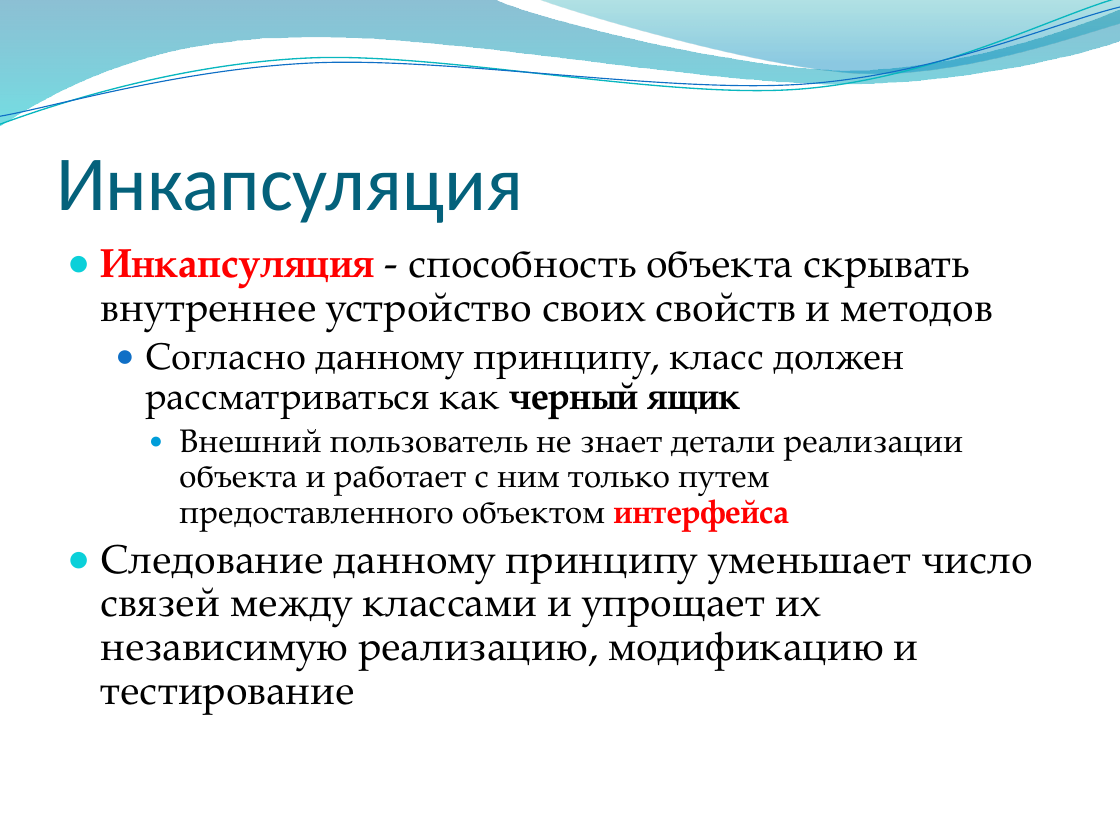
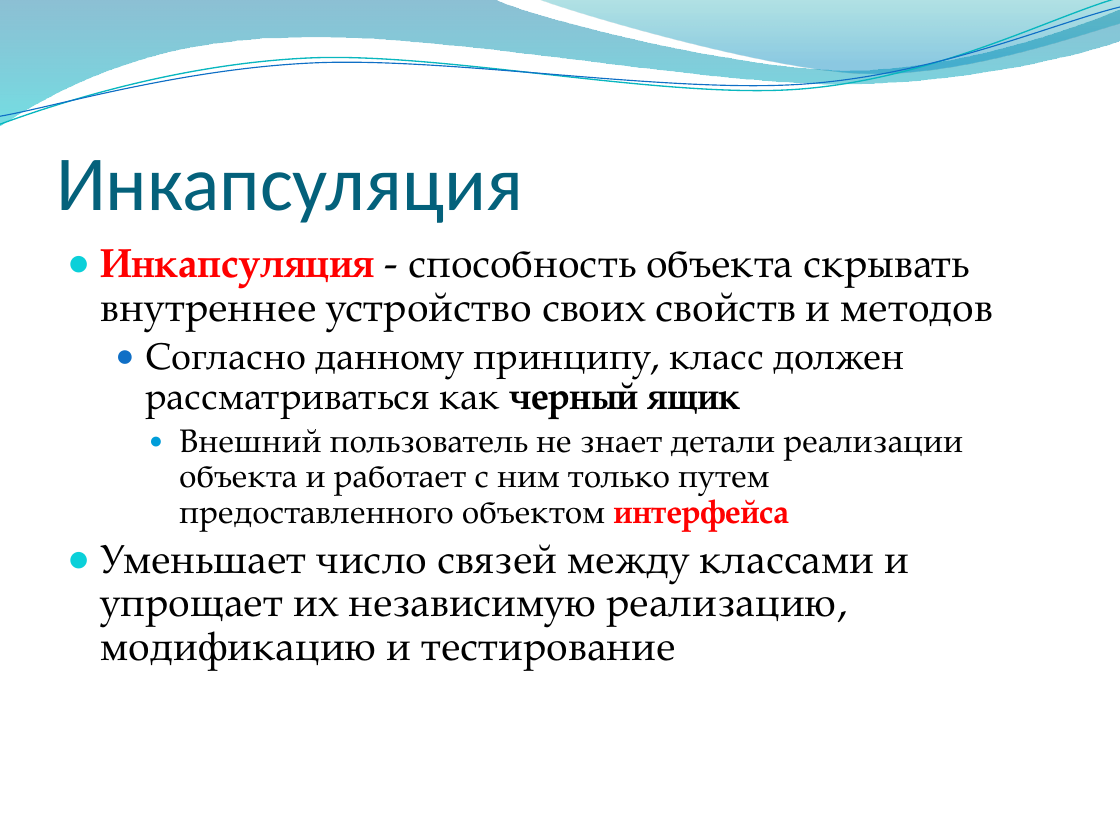
Before and after one commit to alexey-malov/oop, a slide deck: slide 17 of lectures/02/Основы ООП.pptx (slide 16 before the commit). Drawn at 1120x840 pixels with LibreOffice and Linux fonts; fonts in the diff are those of the drawing; background and template pictures are left out. Boxes give left, top, right and bottom in pixels: in the first picture for what was removed or moved away, otherwise in the second. Text is boxed around its words. In the diff, an @@ line names an element or a change of style, - is before the commit and + after.

```diff
--- a/lectures/02/Основы ООП.pptx
+++ b/lectures/02/Основы ООП.pptx
@@ text at (101, 544, 909, 671): text changed @@
-● Следование данному принципу уменьшает число связей между классами и упрощает их независимую реализацию, модификацию и тестирование
+● Уменьшает число связей между классами и упрощает их независимую реализацию, модификацию и тестирование
```
Also in this commit, not shown: 8 other slides changed, 1 slide added, 1 other file.
